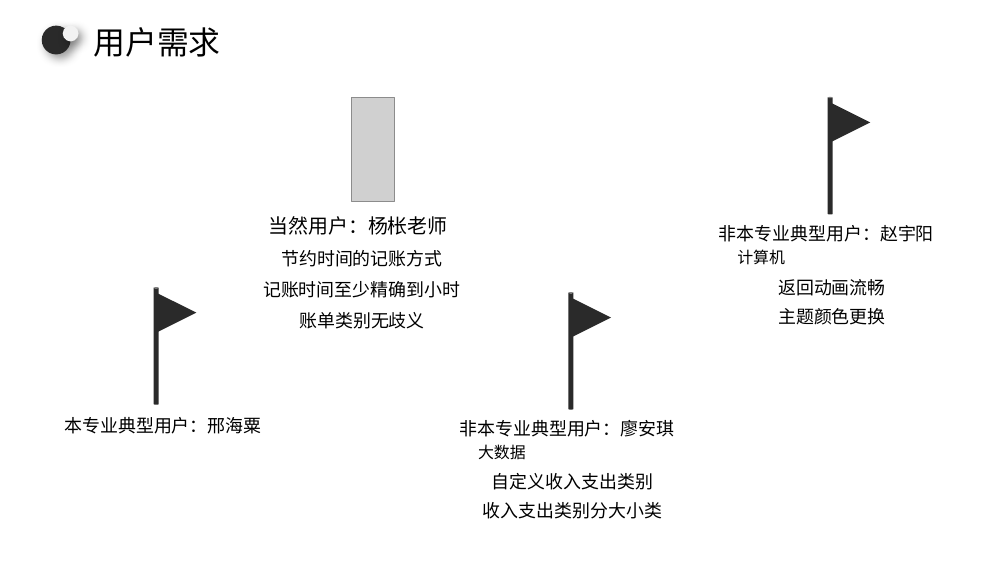
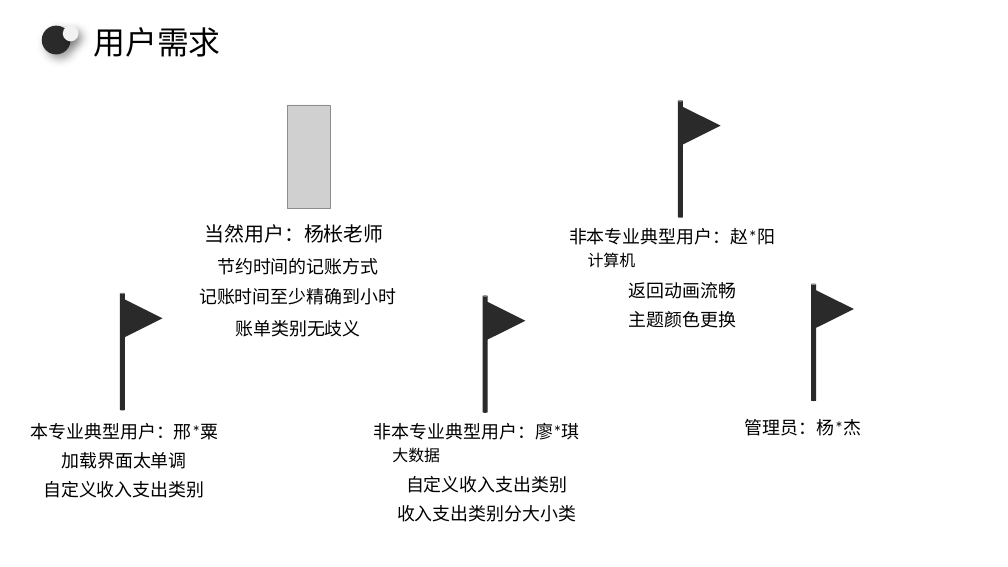
Before and after one commit to zszdxasdf/zhizhang, a slide deck: slide 7 of 需求分析/SE2020-G14-软件需求说明(SRS)0.2/SE2020-G14-软件需求规格说明(SRS)0.2.pptx. Drawn at 1008x567 pixels with LibreOffice and Linux fonts; fonts in the diff are those of the drawing; grey boxes stand for pictures. Boxes give left, top, right and bottom in pixels: in the first picture for what was removed or moved away, otherwise in the second. Text is boxed around its words. In the diff, an @@ line names an element or a change of style, - is before the commit and + after.

```diff
--- a/需求分析/SE2020-G14-软件需求说明(SRS)0.2/SE2020-G14-软件需求规格说明(SRS)0.2.pptx
+++ b/需求分析/SE2020-G14-软件需求说明(SRS)0.2/SE2020-G14-软件需求规格说明(SRS)0.2.pptx
@@ picture: place and size @@
-picture at (352, 98, 394, 201)
+picture at (287, 105, 330, 209)
@@ 3 texts, 1 cylinder: place and size @@
-3 texts, 1 cylinder at (737, 97, 886, 325)
+3 texts, 1 cylinder at (588, 100, 736, 328)
@@ triangle: place and size @@
-triangle at (831, 104, 871, 142)
+triangle at (681, 106, 721, 145)
@@ text at (569, 228, 775, 245): text changed @@
-非本专业典型用户：赵宇阳
+非本专业典型用户：赵*阳
@@ cylinder: place and size @@
-cylinder at (153, 287, 158, 405)
+cylinder at (120, 293, 125, 410)
@@ triangle: place and size @@
-triangle at (157, 294, 196, 332)
+triangle at (123, 299, 162, 338)
@@ text "记账时间至少精确到小时": place and size @@
-text "记账时间至少精确到小时" at (263, 281, 460, 298)
+text "记账时间至少精确到小时" at (199, 288, 396, 305)
@@ 3 texts, 1 cylinder: place and size @@
-3 texts, 1 cylinder at (478, 292, 662, 519)
+3 texts, 1 cylinder at (392, 295, 576, 522)
@@ cylinder added at (812, 283, 817, 401), fill #2A2A2A @@
@@ triangle added at (815, 290, 854, 329), fill #2A2A2A @@
@@ 3 texts: place and size @@
-3 texts at (268, 216, 447, 329)
+3 texts at (204, 224, 383, 337)
@@ triangle: place and size @@
-triangle at (572, 299, 611, 337)
+triangle at (486, 301, 525, 340)
@@ text added at (745, 419, 861, 436), 18 pt, text #000000 @@
+管理员：杨*杰
@@ text at (31, 423, 219, 440): text changed @@
-本专业典型用户：邢海粟
+本专业典型用户：邢*粟
@@ text at (374, 423, 580, 440): text changed @@
-非本专业典型用户：廖安琪
+非本专业典型用户：廖*琪
@@ text added at (61, 452, 186, 469), 18 pt, text #000000 @@
+加载界面太单调
@@ text added at (43, 481, 204, 498), 18 pt, text #000000 @@
+自定义收入支出类别
```
Also in this commit, not shown: 1 other slide changed, 1 other file.
